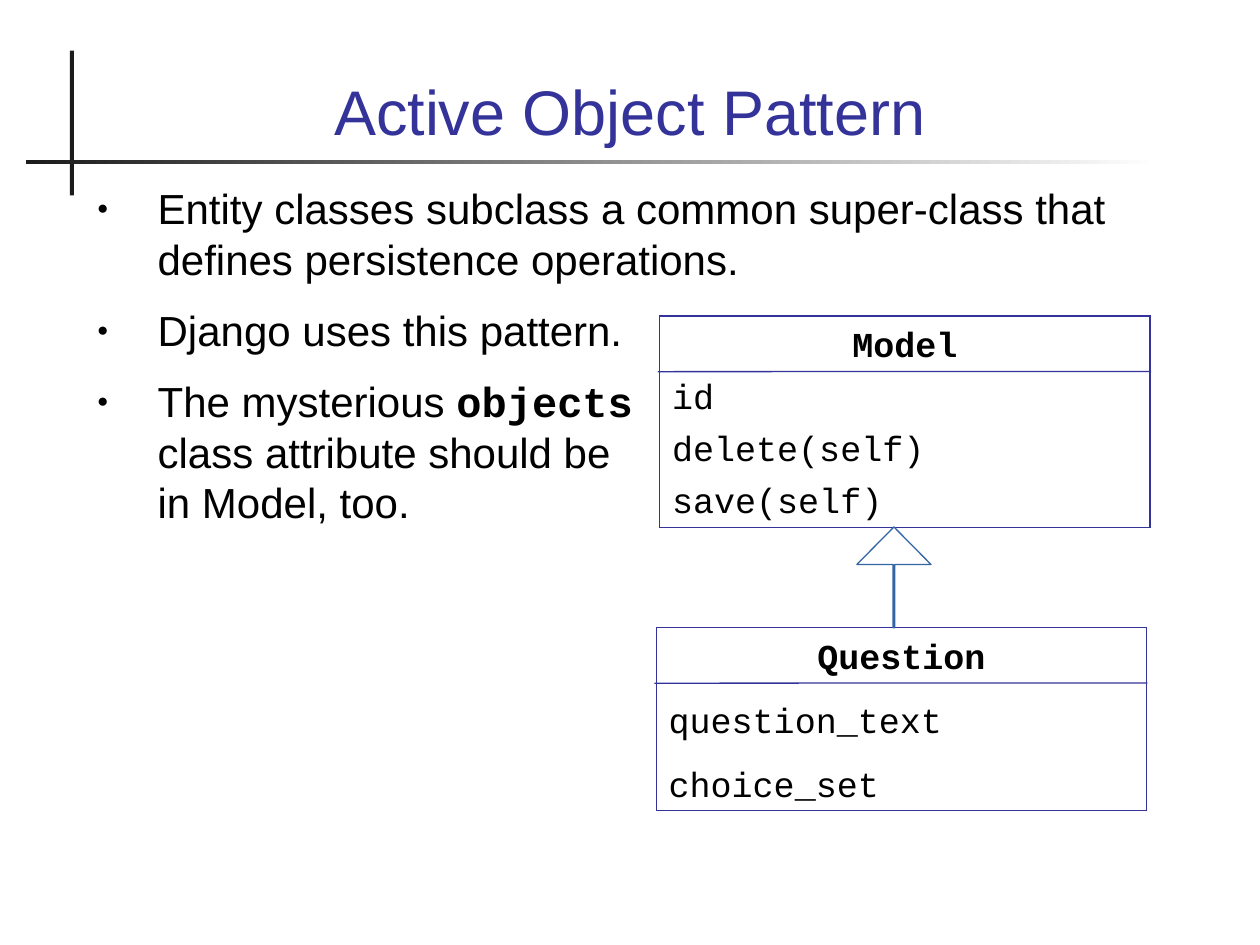
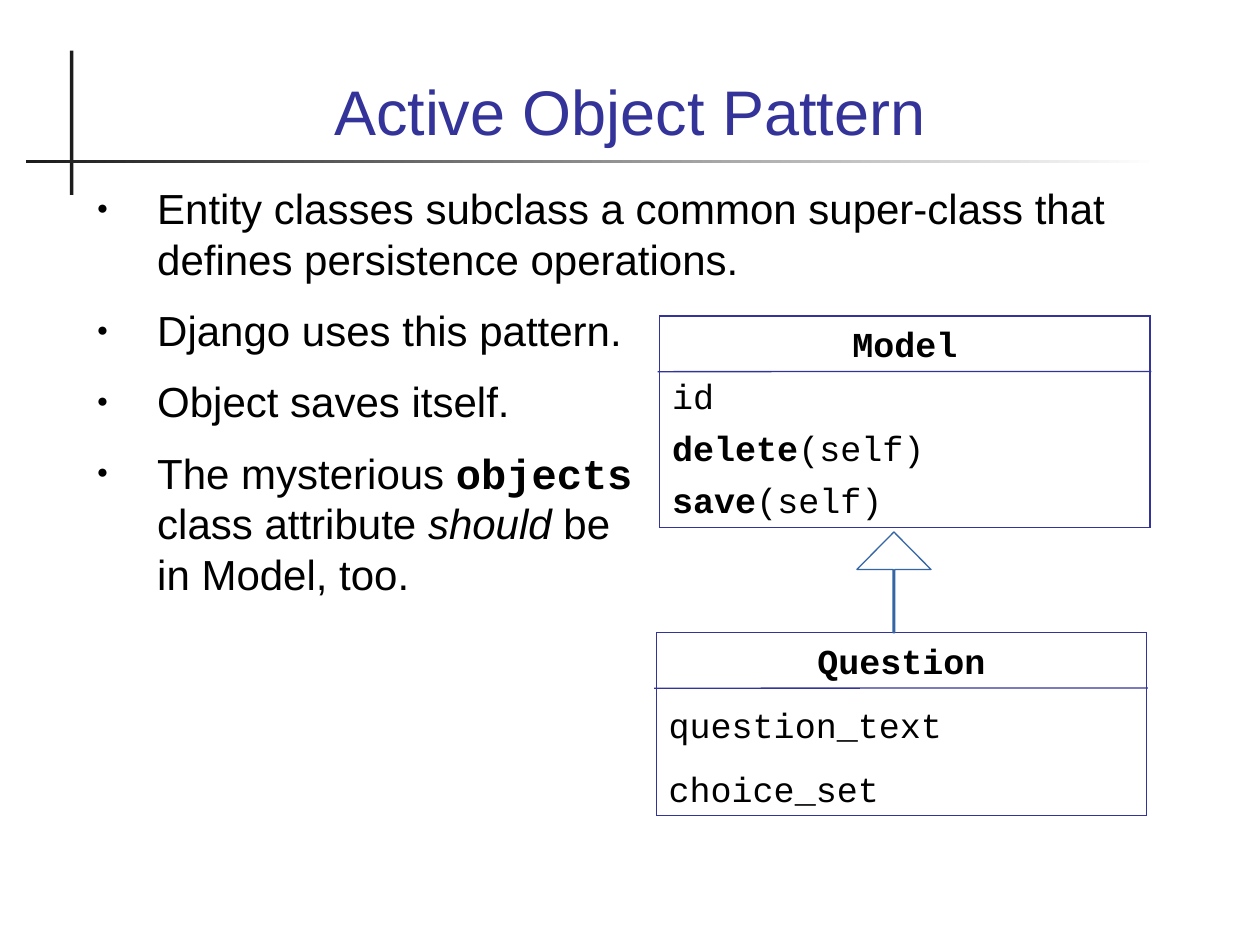
Before and after one commit to cpske/ISP, a slide deck: slide 18 of database/Persistence-and-ORM.ppt (slide 19 before the commit). Drawn at 1260x945 pixels with LibreOffice and Linux fonts; fonts in the diff are those of the drawing. Boxes give left, top, right and bottom in pixels: in the first picture for what was removed or moved away, otherwise in the second. Text is boxed around its words. In the diff, an @@ line names an element or a change of style, - is before the commit and + after.

```diff
--- a/database/Persistence-and-ORM.ppt
+++ b/database/Persistence-and-ORM.ppt
@@ text at [157,193,1105,596]: italic on in "should" @@
@@ text at [157,386,510,426]: paragraph added @@
+● Object saves itself.
@@ text in rectangle at [672,437,924,521]: bold on in "delete(self)", "save(self)" @@
@@ 1 rectangle, 1 up arrow, 1 line: place and size @@
-1 rectangle, 1 up arrow, 1 line at [655,527,1147,810]
+1 rectangle, 1 up arrow, 1 line at [655,532,1148,815]
```
Also in this commit, not shown: 14 other slides changed, 3 slides added, 1 slide removed, 3 other files.
